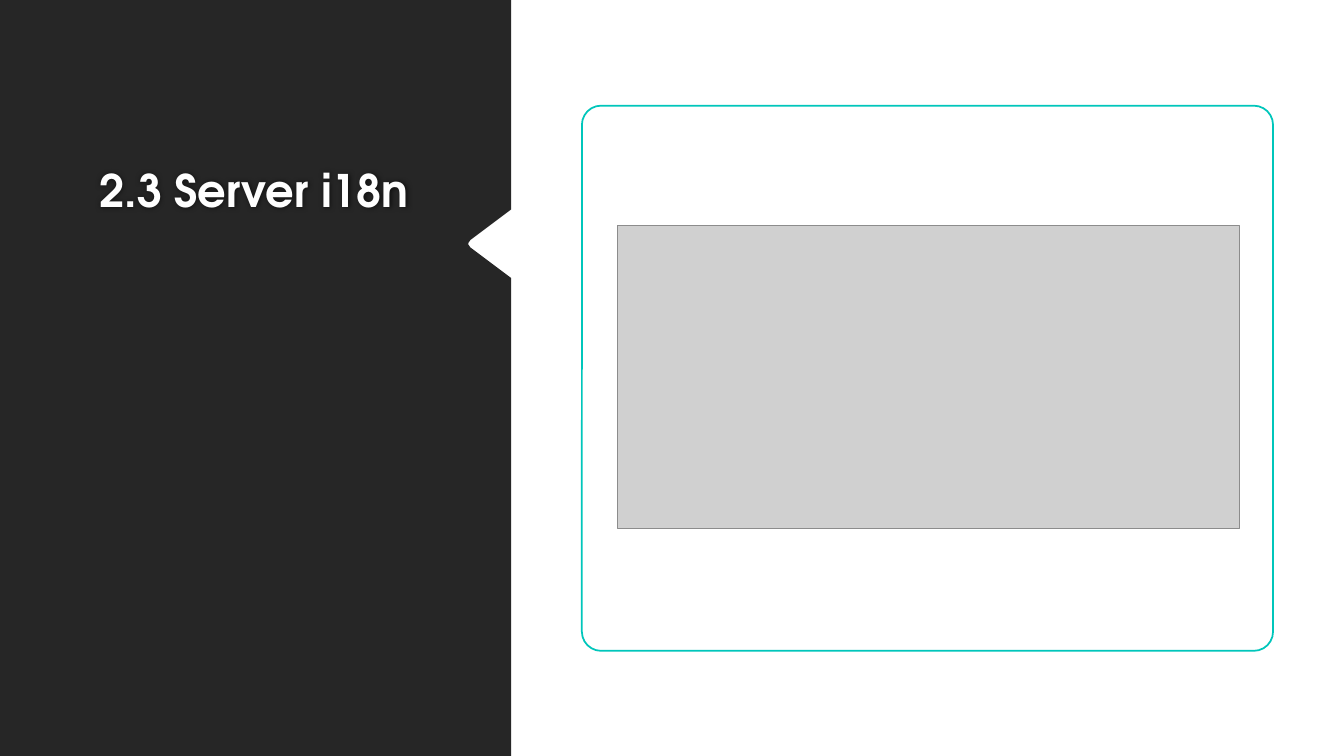
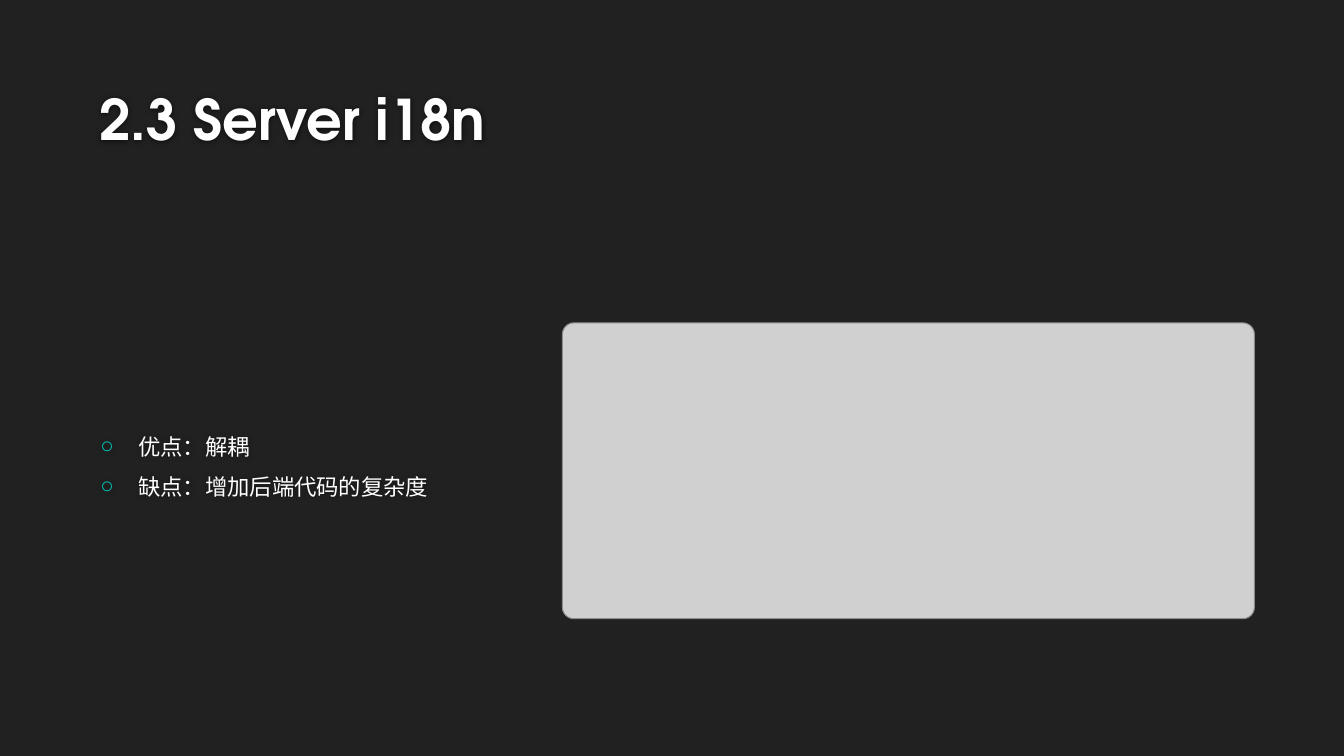
Before and after one commit to langxing6/server_i18n, a slide deck: slide 8 of server i18n.pptx. Drawn at 1344x756 pixels with LibreOffice and Linux fonts; fonts in the diff are those of the drawing; grey boxes stand for pictures; background and template pictures are left out. Boxes give left, top, right and bottom in pixels: in the first picture for what was removed or moved away, otherwise in the second. Text is boxed around its words. In the diff, an @@ line names an element or a change of style, - is before the commit and + after.

```diff
--- a/server i18n.pptx
+++ b/server i18n.pptx
@@ background #FFFFFF to #212121 @@
@@ freeform shape removed at (x1=0, y1=0, x2=511, y2=756) @@
@@ title "2.3 Server i18n" at (x1=99, y1=97, x2=486, y2=141): size 32 to 40 pt @@
@@ rounded rectangle removed at (x1=582, y1=106, x2=1273, y2=651) @@
@@ picture removed at (x1=618, y1=226, x2=1240, y2=529) @@
@@ picture added at (x1=563, y1=323, x2=1254, y2=618) @@
@@ text added at (x1=138, y1=436, x2=428, y2=497), 16 pt, text #FFFFFF @@
+○ 优点：解耦
+○ 缺点：增加后端代码的复杂度
```
Also in this commit, not shown: 4 other slides changed, 6 slides added, 5 slides removed, 6 other files.
